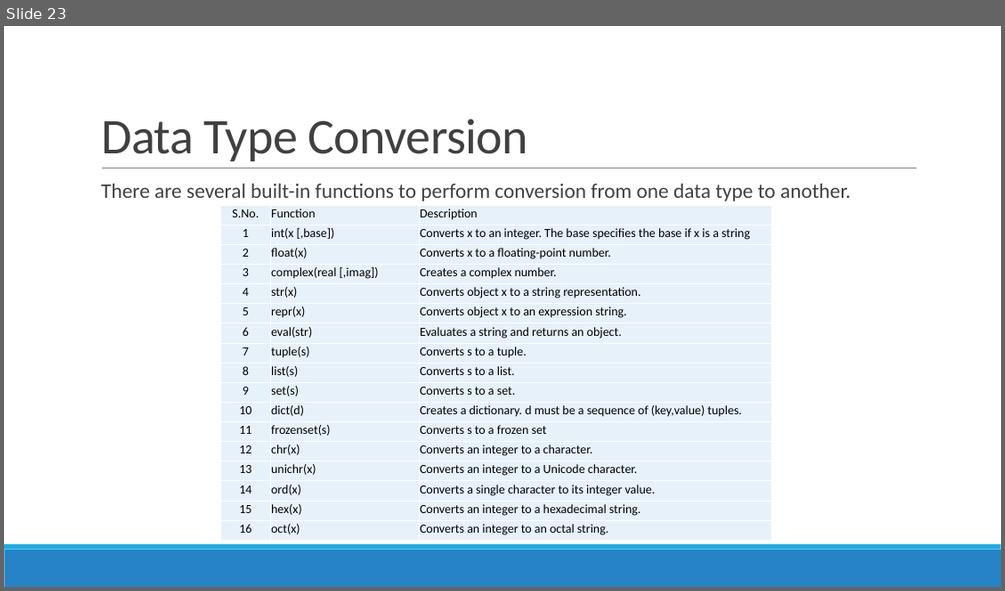
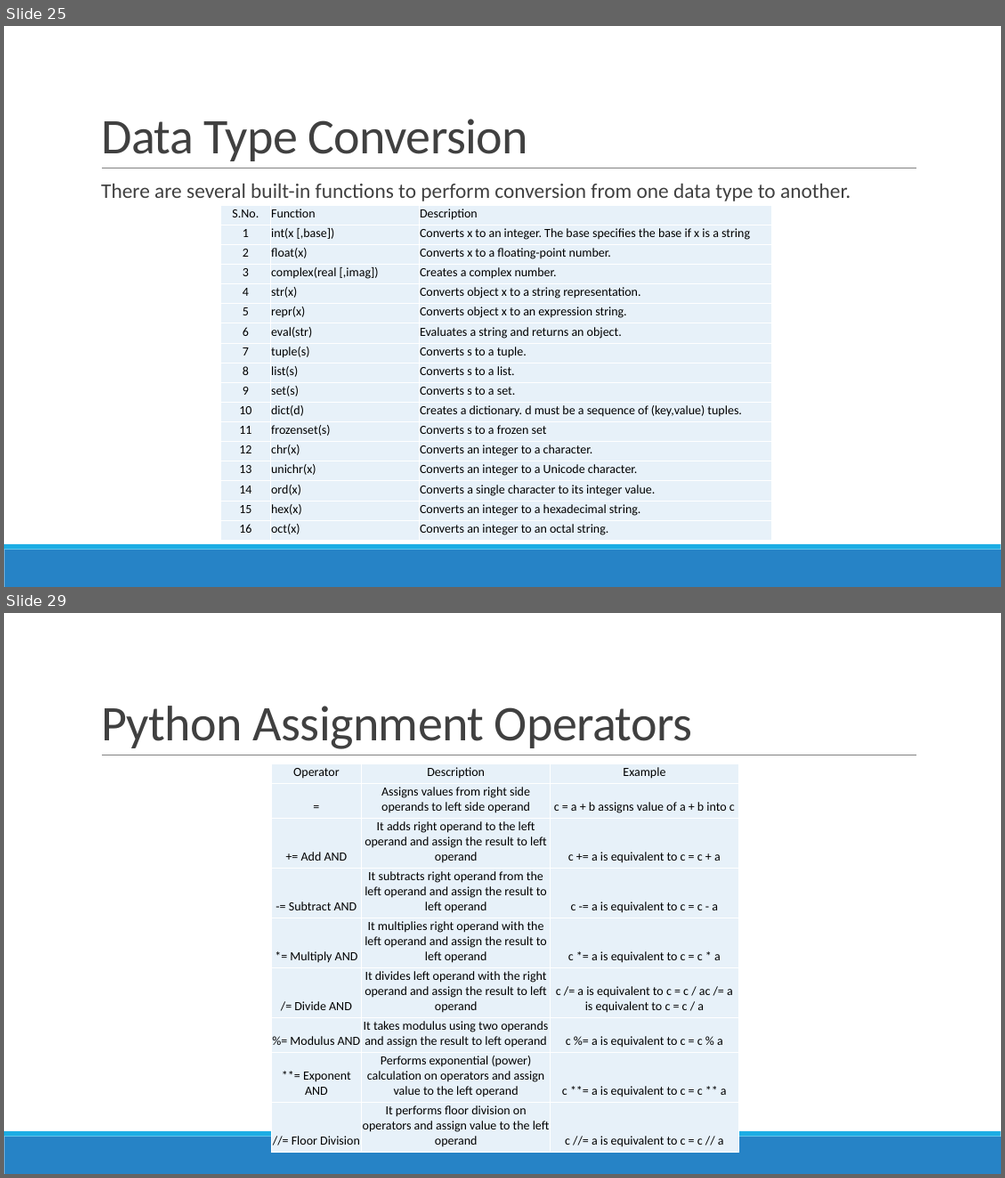
Before and after one commit to siddharth1k/Building-Web-Applications-with-Python, a slide deck: Session5 -Python.pptx. Shown one above the other, each under a label of ours: slide 23 before the commit, slides 25 and 29 after it; the slides between them are not shown. The pictures are 1005x591 and 1005x1178 pixels, drawn with LibreOffice and Linux fonts; fonts in the diff are those of the drawing. Boxes give left, top, right and bottom in pixels: in the first picture for what was removed or moved away, otherwise in the second. Text is boxed around its words. In the diff, an @@ line names an element or a change of style, - is before the commit and + after.

```diff
--- a/Session5 -Python.pptx
+++ b/Session5 -Python.pptx
@@ slide 29 added at (4, 613, 1001, 1174), background #FFFFFF; not listed: 3 template elements that a slide beside it also shows @@
@@ title added at (101, 706, 692, 749), 48 pt, text #404040 @@
+Python Assignment Operators
@@ table added at (271, 764, 738, 1151), 9 rows, 3 columns @@
+Operator | Description | Example
+= | Assigns values from right side operands to left side operand | c = a + b assigns value of a + b into c
++= Add AND | It adds right operand to the left operand and assign the result to left operand | c += a is equivalent to c = c + a
+-= Subtract AND | It subtracts right operand from the left operand and assign the result to left operand | c -= a is equivalent to c = c - a
+*= Multiply AND | It multiplies right operand with the left operand and assign the result to left operand | c *= a is equivalent to c = c * a
+/= Divide AND | It divides left operand with the right operand and assign the result to left operand | c /= a is equivalent to c = c / ac /= a is equivalent to c = c / a
+%= Modulus AND | It takes modulus using two operands and assign the result to left operand | c %= a is equivalent to c = c % a
+**= Exponent AND | Performs exponential (power) calculation on operators and assign value to the left operand | c **= a is equivalent to c = c ** a
+//= Floor Division | It performs floor division on operators and assign value to the left operand | c //= a is equivalent to c = c // a
@@ what was slide 23 is now slide 25 @@
```
Also in this commit, not shown: 15 other slides added.
